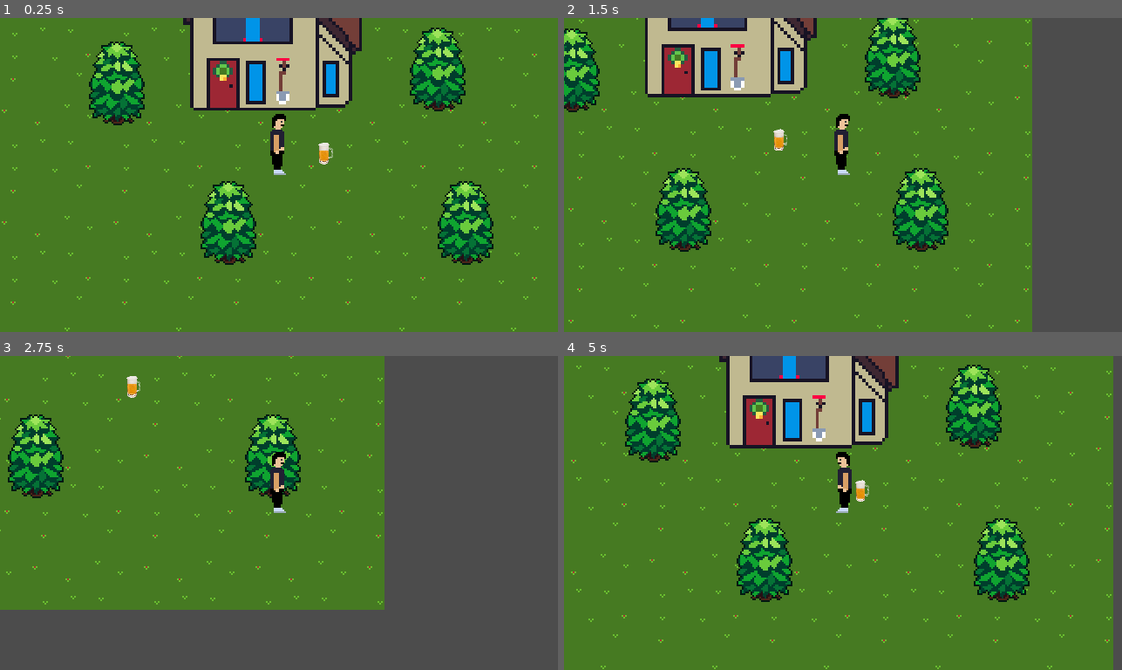
Above: before the commit, frames 1-4 (two rows, left to right).
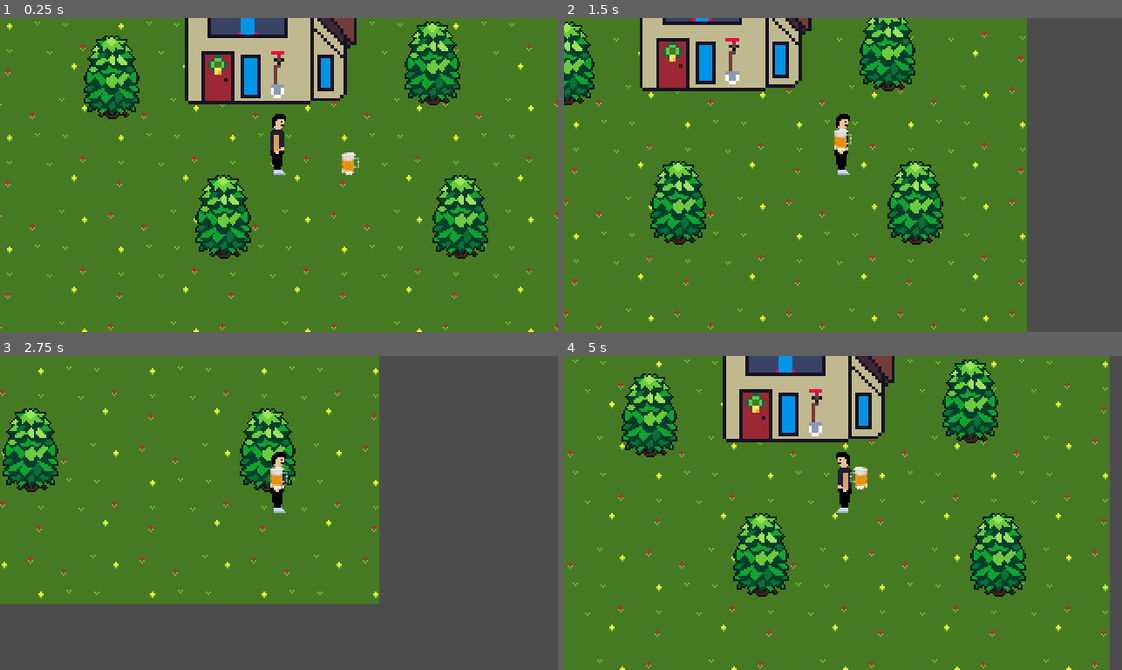
Above: after the commit, the same moments.

Repository: VictorINT/in-land
Game: Godot game, scene res://world.tscn
Two runs of this game, one before a commit and one after it. Both use one fixed random seed, a clock stepped at 60 frames per second and the inputs below.
Inputs:
- Up to frame 1 (0.25 s): no input
- Up to frame 2 (1.5 s): tap Enter at 0.5 s; hold Right (ui_right) 0.53-1.28 s; tap E (pick, bound only after the commit) at 0.6, 1.35 s; hold Down (ui_down) from 1.28 s (still down)
- Up to frame 3 (2.75 s): release Down (ui_down) at 2.03 s; hold Right (ui_right) from 2.03 s (still down); tap E (pick, bound only after the commit) at 2.1 s
- Up to frame 4 (5 s): release Right (ui_right) at 2.78 s; hold Up (ui_up) 2.78-3.53 s; tap E (pick, bound only after the commit) at 2.85, 3.6, 4.35 s; hold Left (ui_left) from 3.53 s (still down)

The runs differ from the first frame. In frame 1, 15% of the frame differs, in the area x 0-100%, y 0-100%; in frame 2, 14%; in frame 3, 7.3%; in frame 4, 15%.

Commit message:
halba de bere se intoarce dupa mana

Diff:
--- /dev/null
+++ b/bere.tscn
@@ -0,0 +1,19 @@
+[gd_scene load_steps=3 format=2]
+
+[ext_resource path="res://resources/halba_bere.png" type="Texture" id=1]
+
+[sub_resource type="CapsuleShape2D" id=1]
+radius = 3.76256
+height = 5.73009
+
+[node name="bere" type="KinematicBody2D"]
+collision_layer = 2
+collision_mask = 0
+
+[node name="Sprite" type="Sprite" parent="."]
+position = Vector2( 5.36504, -15.1857 )
+texture = ExtResource( 1 )
+
+[node name="CollisionShape2D" type="CollisionShape2D" parent="."]
+position = Vector2( -0.493717, -6.71815 )
+shape = SubResource( 1 )
--- /dev/null
+++ b/halba_bere.gd
@@ -0,0 +1,4 @@
+extends Sprite
+
+func _ready():
+	flip_h = true
--- a/player.tscn
+++ b/player.tscn
@@ -6,6 +6,9 @@
 [sub_resource type="CapsuleShape2D" id=1]
 radius = 2.83035
 height = 7.21225
+
+[sub_resource type="CircleShape2D" id=2]
+radius = 28.2849
 
 [node name="player" type="KinematicBody2D"]
 script = ExtResource( 2 )
@@ -17,3 +20,18 @@
 [node name="CollisionShape2D" type="CollisionShape2D" parent="."]
 position = Vector2( -0.720604, -6.68112 )
 shape = SubResource( 1 )
+
+[node name="Area2D" type="Area2D" parent="."]
+collision_layer = 0
+collision_mask = 2
+
+[node name="CollisionShape2D" type="CollisionShape2D" parent="Area2D"]
+position = Vector2( -0.445961, -3.56762 )
+shape = SubResource( 2 )
+
+[node name="Position2D" type="Position2D" parent="."]
+position = Vector2( -0.875572, -13.159 )
+
+[node name="RemoteTransform2D" type="RemoteTransform2D" parent="Position2D"]
+[connection signal="body_entered" from="Area2D" to="." method="_on_Area2D_body_entered"]
+[connection signal="body_exited" from="Area2D" to="." method="_on_Area2D_body_exited"]
--- a/project.godot
+++ b/project.godot
@@ -80,6 +80,11 @@
 , Object(InputEventKey,"resource_local_to_scene":false,"resource_name":"","device":0,"alt":false,"shift":false,"control":false,"meta":false,"command":false,"pressed":false,"scancode":83,"unicode":0,"echo":false,"script":null)
  ]
 }
+pick={
+"deadzone": 0.5,
+"events": [ Object(InputEventKey,"resource_local_to_scene":false,"resource_name":"","device":0,"alt":false,"shift":false,"control":false,"meta":false,"command":false,"pressed":false,"scancode":69,"unicode":0,"echo":false,"script":null)
+ ]
+}
 
 [rendering]
 
--- a/resources/player.gd
+++ b/resources/player.gd
@@ -1,22 +1,39 @@
 extends KinematicBody2D
-
 const FRICTION = 500
 const ACCELERATION = 500
 const MAX_SPEED = 80
 
+var selectedItem
+var item
 var velocity = Vector2.ZERO
 
 func _physics_process(delta):
-		var input_vector = Vector2.ZERO
-		input_vector.x = Input.get_action_strength("ui_right") - Input.get_action_strength("ui_left")
-		input_vector.y = Input.get_action_strength("ui_down") - Input.get_action_strength("ui_up")
-		input_vector = input_vector.normalized()
-		if input_vector != Vector2.ZERO:
-			velocity = velocity.move_toward(input_vector * MAX_SPEED, ACCELERATION * delta)
-		else:
-			velocity = velocity.move_toward(Vector2.ZERO, FRICTION * delta)
-		velocity = move_and_slide(velocity)
-		if velocity.x < 0:
-			$Sprite.flip_h = true
-		else:
-			$Sprite.flip_h = false
+	var input_vector = Vector2.ZERO
+	input_vector.x = Input.get_action_strength("ui_right") - Input.get_action_strength("ui_left")
+	input_vector.y = Input.get_action_strength("ui_down") - Input.get_action_strength("ui_up")
+	input_vector = input_vector.normalized()
+	if input_vector != Vector2.ZERO:
+		velocity = velocity.move_toward(input_vector * MAX_SPEED, ACCELERATION * delta)
+	else:
+		velocity = velocity.move_toward(Vector2.ZERO, FRICTION * delta)
+	velocity = move_and_slide(velocity)
+	if velocity.x < 0:
+		$Sprite.flip_h = true
+		if selectedItem != null:
+			selectedItem.get_node("Sprite").flip_h = true
+	else:
+		$Sprite.flip_h = false
+		if selectedItem != null:
+			selectedItem.get_node("Sprite").flip_h = false
+
+	if Input.is_action_just_pressed("pick") and item != null:
+		selectedItem = item
+		$Position2D/RemoteTransform2D.remote_path = selectedItem.get_path()
+
+
+func _on_Area2D_body_entered(body):
+	item = body
+
+
+func _on_Area2D_body_exited(body):
+	item = null
--- a/world.tscn
+++ b/world.tscn
@@ -4,7 +4,7 @@
 [ext_resource path="res://resources/grass.png" type="Texture" id=2]
 [ext_resource path="res://tree.tscn" type="PackedScene" id=3]
 [ext_resource path="res://casa.tscn" type="PackedScene" id=4]
-[ext_resource path="res://resources/halba_bere.png" type="Texture" id=5]
+[ext_resource path="res://bere.tscn" type="PackedScene" id=5]
 
 [node name="world" type="Node"]
 
@@ -23,7 +23,7 @@
 [node name="player" type="YSort" parent="elemente/YSort"]
 
 [node name="player" parent="elemente/YSort/player" instance=ExtResource( 1 )]
-position = Vector2( 117.018, 84.4058 )
+position = Vector2( 120, 88 )
 
 [node name="Camera2D" type="Camera2D" parent="elemente/YSort/player/player"]
 current = true
@@ -49,7 +49,8 @@
 position = Vector2( 104, 48 )
 scale = Vector2( 1.9, 1.9 )
 
-[node name="halba_bere" type="Sprite" parent="elemente/YSort"]
-position = Vector2( 144, 72 )
-scale = Vector2( 0.45, 0.45 )
-texture = ExtResource( 5 )
+[node name="bere" type="Node2D" parent="elemente/YSort"]
+
+[node name="bere" parent="elemente/YSort/bere" instance=ExtResource( 5 )]
+position = Vector2( 160, 88 )
+z_index = 11
Not shown: 1 places in player.tscn that only renumber resources
Binary file changed: resources/grass.png
Binary file changed: resources/halba_bere.png
